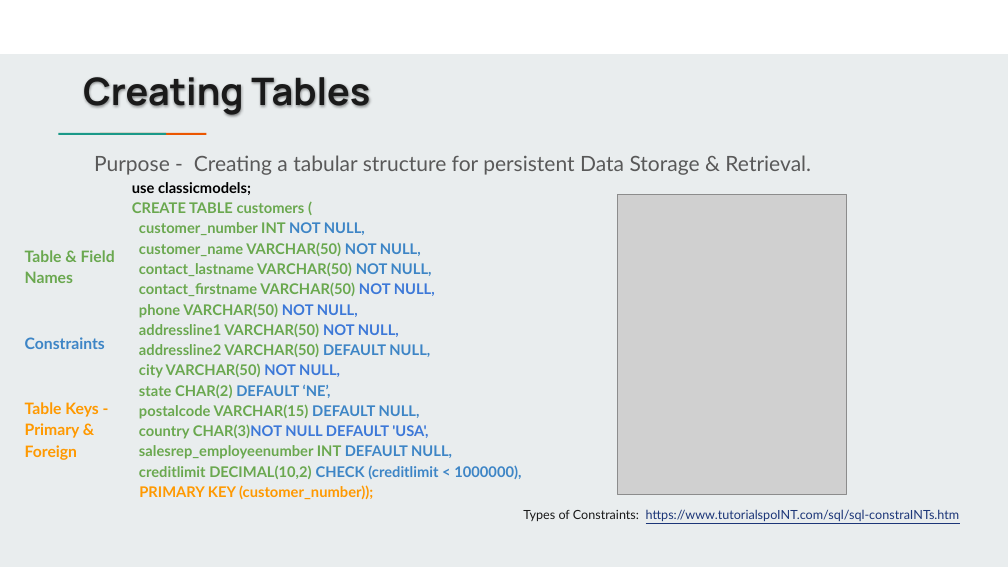
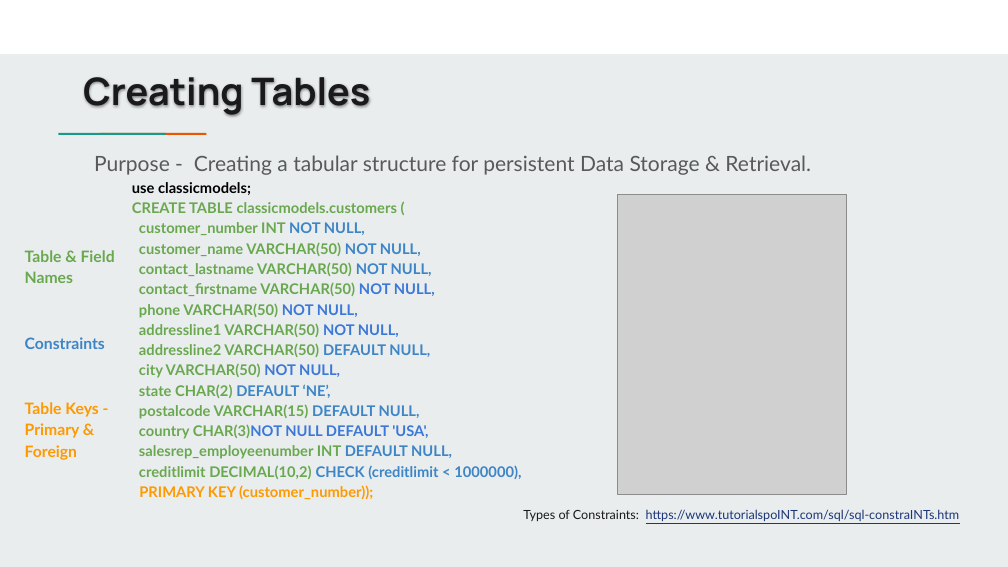
Before and after one commit to jbergmann56/OSDA-DataManipulationAndManagement, a slide deck: slide 7 of Lectures/(3) Extracting & Storing Data.pptx. Drawn at 1008x567 pixels with LibreOffice and Linux fonts; fonts in the diff are those of the drawing; grey boxes stand for pictures. Boxes give left, top, right and bottom in pixels: in the first picture for what was removed or moved away, otherwise in the second. Text is boxed around its words. In the diff, an @@ line names an element or a change of style, - is before the commit and + after.

```diff
--- a/Lectures/(3) Extracting & Storing Data.pptx
+++ b/Lectures/(3) Extracting & Storing Data.pptx
@@ text at <box>132,202,521,499</box>: text changed @@
-CREATE TABLE customers (
-customer_number INT NOT NULL,
-customer_name VARCHAR(50) NOT NULL,
-contact_lastname VARCHAR(50) NOT NULL,
-contact_firstname VARCHAR(50) NOT NULL,
-phone VARCHAR(50) NOT NULL,
-addressline1 VARCHAR(50) NOT NULL,
-addressline2 VARCHAR(50) DEFAULT NULL,
-city VARCHAR(50) NOT NULL,
-state CHAR(2) DEFAULT ‘NE’,
-postalcode VARCHAR(15) DEFAULT NULL,
-country CHAR(3)NOT NULL DEFAULT 'USA',
-salesrep_employeenumber INT DEFAULT NULL,
-creditlimit DECIMAL(10,2) CHECK (creditlimit < 1000000),
-PRIMARY KEY (customer_number));
+CREATE TABLE classicmodels.customers (
+customer_number INT NOT NULL,
+customer_name VARCHAR(50) NOT NULL,
+contact_lastname VARCHAR(50) NOT NULL,
+contact_firstname VARCHAR(50) NOT NULL,
+phone VARCHAR(50) NOT NULL,
+addressline1 VARCHAR(50) NOT NULL,
+addressline2 VARCHAR(50) DEFAULT NULL,
+city VARCHAR(50) NOT NULL,
+state CHAR(2) DEFAULT ‘NE’,
+postalcode VARCHAR(15) DEFAULT NULL,
+country CHAR(3)NOT NULL DEFAULT 'USA',
+salesrep_employeenumber INT DEFAULT NULL,
+creditlimit DECIMAL(10,2) CHECK (creditlimit < 1000000),
+PRIMARY KEY (customer_number));
```
Also in this commit, not shown: 12 other slides changed, 34 other files.
